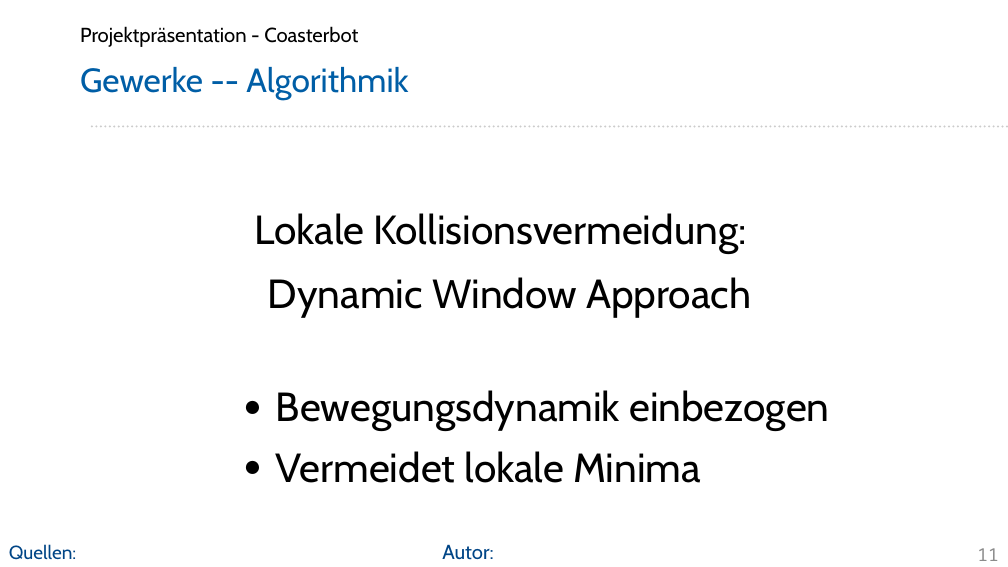
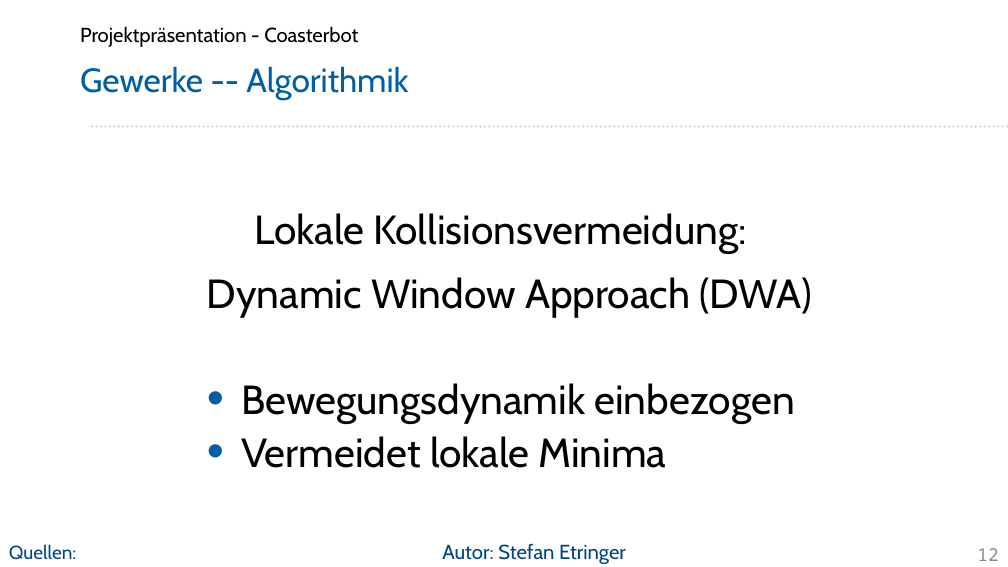
Before and after one commit to Project-CoasterBot/coasterbot, a slide deck: slide 12 of M6_Projekträsentation/se_Projektpräsentation_Coasterbot.odp (slide 11 before the commit). Drawn at 1008x567 pixels with LibreOffice and Linux fonts; fonts in the diff are those of the drawing; background and template pictures are left out. Boxes give left, top, right and bottom in pixels: in the first picture for what was removed or moved away, otherwise in the second. Text is boxed around its words. In the diff, an @@ line names an element or a change of style, - is before the commit and + after.

Commit message:
Bilder eingefügt, Text angepasst

```diff
--- a/M6_Projekträsentation/se_Projektpräsentation_Coasterbot.odp
+++ b/M6_Projekträsentation/se_Projektpräsentation_Coasterbot.odp
@@ text at bbox=[207, 277, 812, 317]: text changed @@
-Dynamic Window Approach
+Dynamic Window Approach (DWA)
@@ text at bbox=[241, 383, 795, 468]: bullet ● to •; list level 2 to 1 in "Bewegungsdynamik einbezogen"; bullet colour #000000 to #005DA6; list level 2 to 1 in "Vermeidet lokale Minima" @@
@@ text at bbox=[442, 543, 626, 564]: text changed @@
-Autor:
+Autor: Stefan Etringer
@@ page number at bbox=[977, 548, 998, 561]: text changed @@
-11
+12
```
Also in this commit, not shown: 10 other slides changed, 4 slides added, 1 slide removed.
